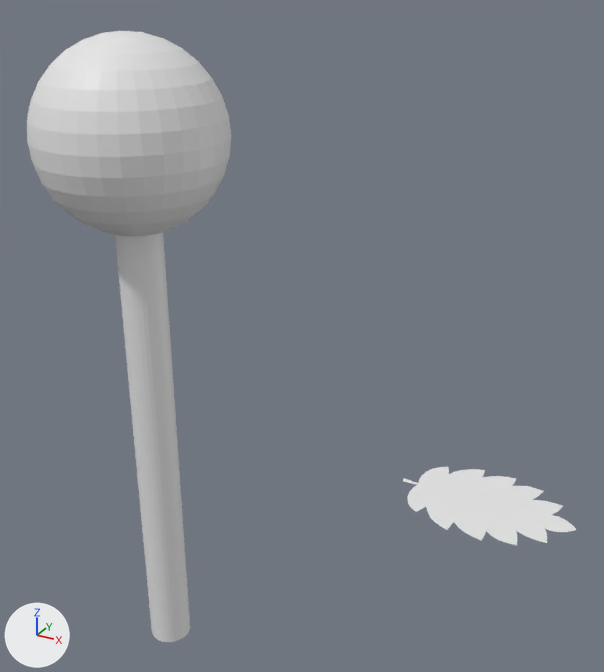
An edit to the Blender file Ufo-ogrodnik/Assets/Models/plant2.blend, drawn before and after from the same camera.
Camera for both pictures: a 50 mm lens placed at (5.6, -6.63, 7.9), pointed at (1.76, 0.35, 4.41). The axes (+X, +Y, +Z) are drawn at lower left. The lights are the same throughout.
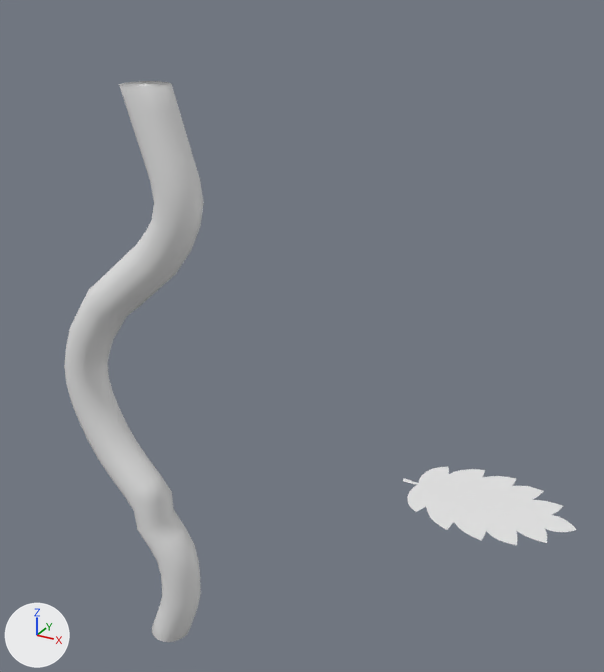
What differs and where, as boxes [x1, y1, x2, y2] in the pictures (604 x 672 px):
'Cylinder', reshaped: before [115, 233, 190, 642]; after [64, 81, 204, 642]
'Sphere', hidden: before [27, 31, 231, 236]
part 1 of me_cylinder, built on: before [115, 233, 190, 642]; after [64, 84, 204, 642]
part 2 of me_cylinder, shading changed: after [119, 81, 171, 88]
part 3 of me_sphere, deleted: before [27, 31, 231, 157]

The change, as a diff of the scene's bpy script:
```diff
--- a/Ufo-ogrodnik/Assets/Models/plant2.blend.py
+++ b/Ufo-ogrodnik/Assets/Models/plant2.blend.py
@@ me_cylinder @@
 # used by ob_cylinder; location = (0.0, 0.0, 3.44); scale = (0.25, 0.25, 3.44)
-me_cylinder.from_pydata(...)  # 64 vertices, 34 faces; spans x -1.0..1.0, y -1.0..1.0, z -1.0..1.0
+me_cylinder.from_pydata(...)  # 1056 vertices, 1026 faces; spans x -4.88..3.19, y -1.0..1.0, z -1.0..1.0
+# me_cylinder part 1: 32 vertices moved from x -1.0..1.0, y -1.0..1.0, z 1.0 to x -0.09..1.91, y -1.0..1.0, z 1.0; 992 vertices added at x -4.88..3.19, y -1.0..1.0, z -0.94..0.93
+# me_cylinder part 2: 2 kept faces spanning x -1.0..1.91, y -1.0..1.0, z -1.0..1.0 are now shaded smooth
@@ me_sphere @@
 # used by ob_sphere; location = (0.0, 0.0, 6.36)
-me_sphere.from_pydata(...)  # 482 vertices, 512 faces; spans x -1.0..1.0, y -1.0..1.0, z -1.0..1.0
+me_sphere.from_pydata(...)  # 257 vertices, 256 faces; spans x -1.0..1.0, y -1.0..1.0, z -1.0..0.0
+# me_sphere part 3
+# 225 vertices are removed from x -0.98..0.98, y -0.98..0.98, z 0.2..1.0
+# 256 faces are deleted
@@ ob_sphere @@
 ob_sphere.location = (0.0, 0.0, 6.36)
+ob_sphere.rotation_euler = (0.0, -0.0873, 0.0)  # degrees (0, -5, 0)
+ob_sphere.hide_viewport = True
```
